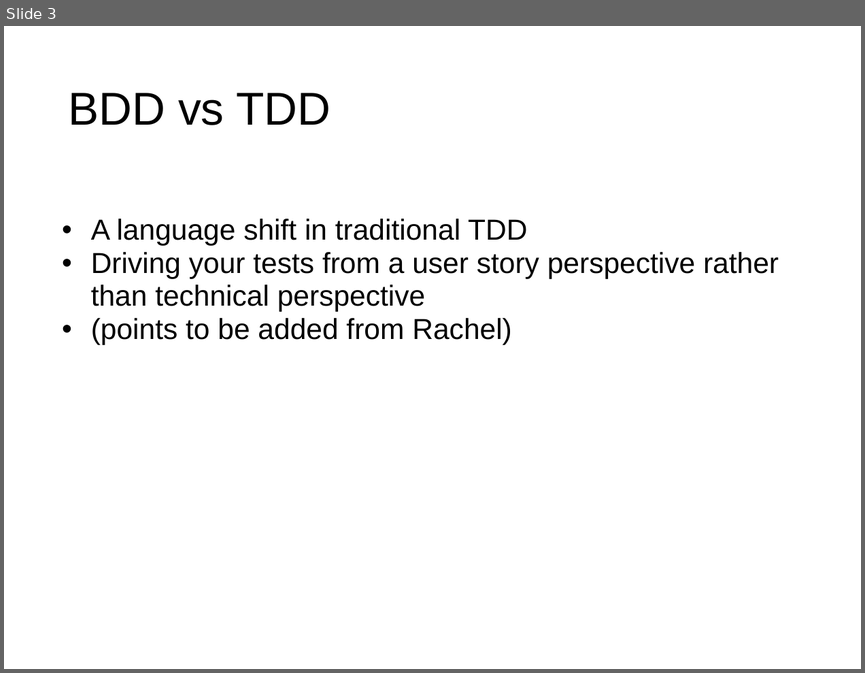
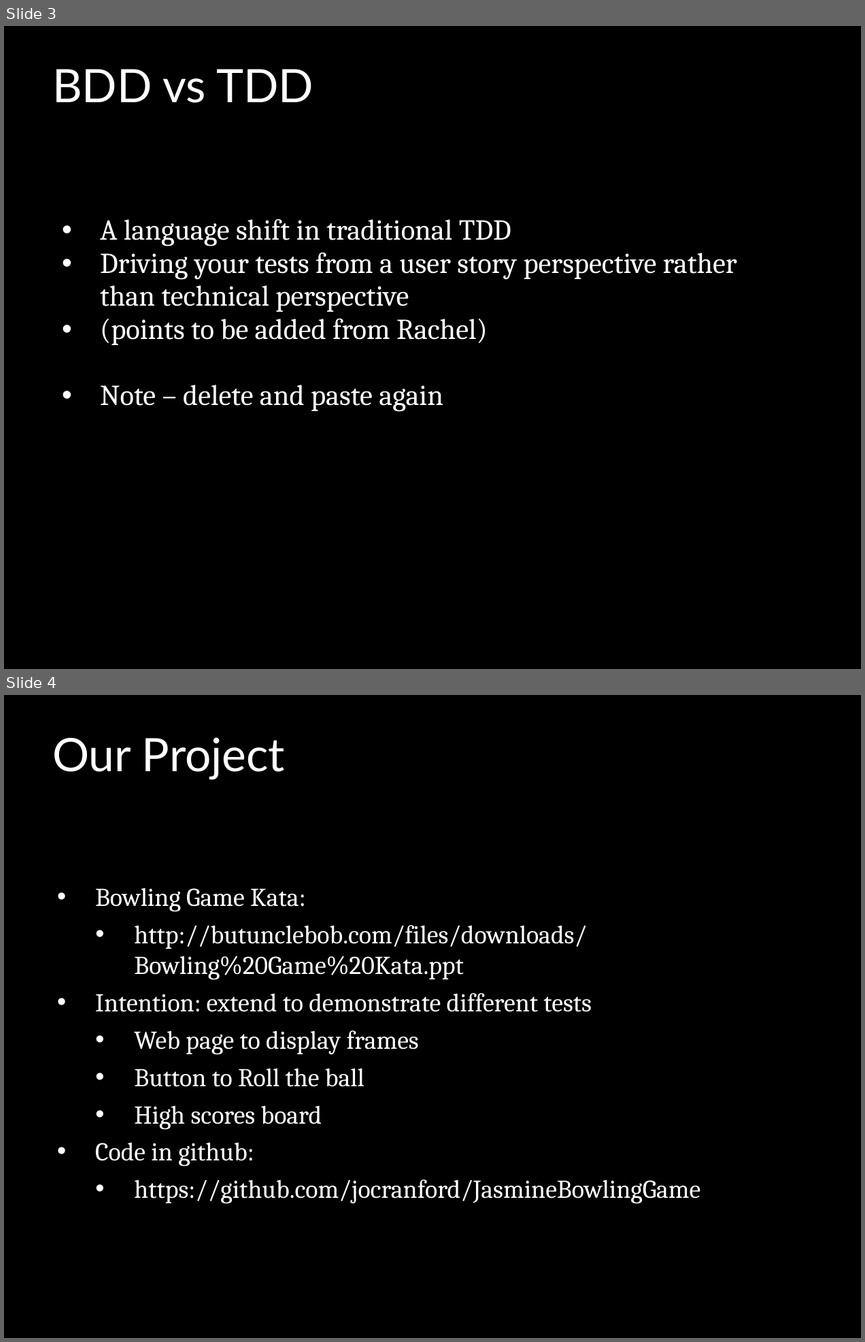
Before and after one commit to jomontanari/JasmineBowlingGame, a slide deck: TestingJavaScript_with_Jasmine.ppt. Shown one above the other, each under a label of ours: slide 3 before the commit, slides 3 and 4 after it. The pictures are 865x673 and 865x1342 pixels, drawn with LibreOffice and Linux fonts; fonts in the diff are those of the drawing; background and template pictures are left out. Boxes give left, top, right and bottom in pixels: in the first picture for what was removed or moved away, otherwise in the second. Text is boxed around its words. In the diff, an @@ line names an element or a change of style, - is before the commit and + after.

```diff
--- a/TestingJavaScript_with_Jasmine.ppt
+++ b/TestingJavaScript_with_Jasmine.ppt
@@ slide 4 added at [4, 695, 861, 1338], background #000000 @@
@@ title added at [52, 737, 285, 780], 43 pt, text #FFFFFF @@
+Our Project
@@ text added at [95, 887, 700, 1204], 24 pt, text #FFFFFF @@
+• Bowling Game Kata:
+  • http://butunclebob.com/files/downloads/Bowling%20Game%20Kata.ppt
+• Intention: extend to demonstrate different tests
+  • Web page to display frames
+  • Button to Roll the ball
+  • High scores board
+• Code in github:
+  • https://github.com/jocranford/JasmineBowlingGame
@@ slide 3 changed as well @@
@@ background #FFFFFF to #000000 @@
@@ title "BDD vs TDD": place and size @@
-title "BDD vs TDD" at [68, 93, 330, 125]
+title "BDD vs TDD" at [52, 69, 313, 103]
@@ title "BDD vs TDD" at [52, 69, 313, 103]: font Arial to Lato, text colour #000000 to #FFFFFF @@
@@ text at [100, 219, 737, 345]: font Arial to Cambria, text colour #000000 to #FFFFFF in "A language shift in traditional TDD", "Driving your tests from a user story ...", "(points to be added from Rachel)"; indent changed; bullet colour #000000 to #FFFFFF @@
@@ text at [100, 384, 443, 412]: paragraph added @@
+• Note – delete and paste again
```
Also in this commit, not shown: 14 other slides changed, 2 other slides added, 3 slides removed.
